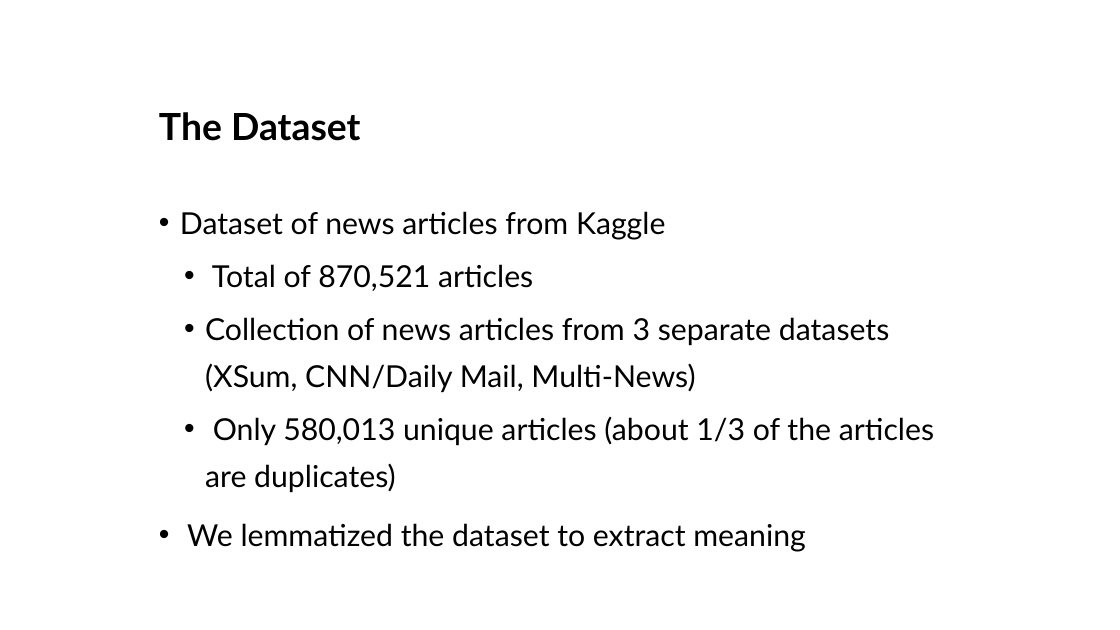
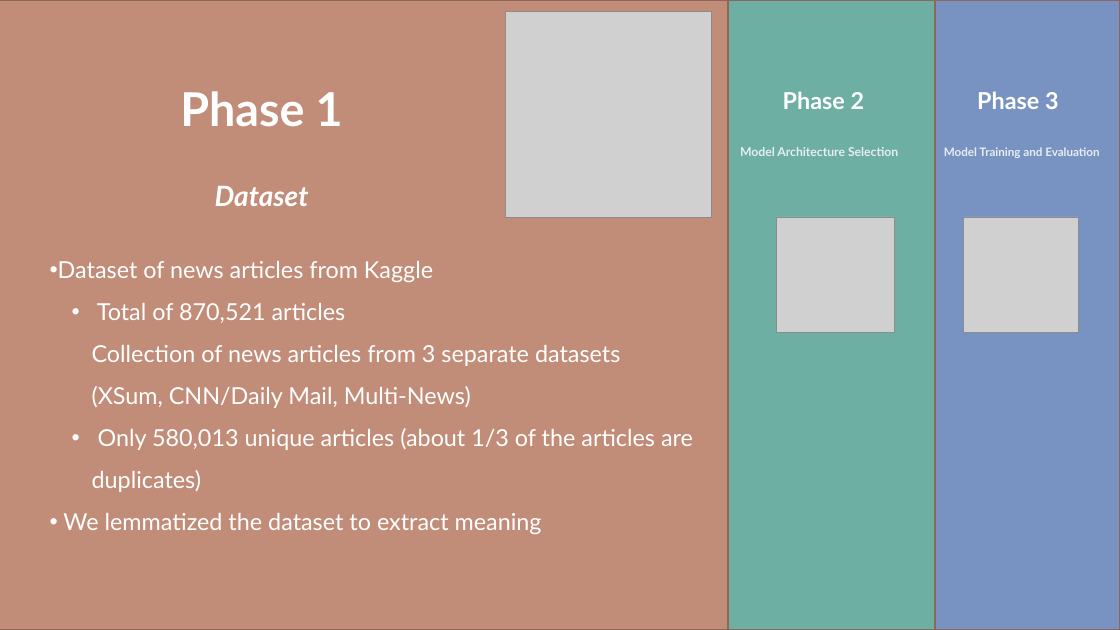
Before and after one commit to heyodai/cs5530-project, a slide deck: slide 4 of Presentation.pptx (slide 5 before the commit). Drawn at 1120x630 pixels with LibreOffice and Linux fonts; fonts in the diff are those of the drawing; grey boxes stand for pictures. Boxes give left, top, right and bottom in pixels: in the first picture for what was removed or moved away, otherwise in the second. Text is boxed around its words. In the diff, an @@ line names an element or a change of style, - is before the commit and + after.

```diff
--- a/Presentation.pptx
+++ b/Presentation.pptx
@@ rectangle added at bbox=[0, 0, 727, 630], fill #C18C78, outline #8F6859 1 pt @@
@@ picture added at bbox=[506, 12, 712, 218] @@
@@ rectangle added at bbox=[729, 0, 935, 630], fill #6DAFA2, outline #8F6859 1 pt @@
@@ rectangle added at bbox=[936, 0, 1120, 630], fill #7893C1, outline #8F6859 1 pt @@
@@ title removed at bbox=[159, 112, 361, 141] @@
-The Dataset
@@ text added at bbox=[180, 91, 343, 127], 40 pt, text #FFFFFF, bold @@
+Phase 1
@@ text added at bbox=[783, 91, 865, 109], 20 pt, text #FFFFFF, bold @@
+Phase 2
@@ text added at bbox=[977, 91, 1059, 109], 20 pt, text #FFFFFF, bold @@
+Phase 3
@@ text added at bbox=[740, 147, 898, 156], 10.5 pt, text #E6EDF3, bold @@
+Model Architecture Selection
@@ text added at bbox=[944, 147, 1099, 158], 10 pt, text #E6EDF3, bold @@
+Model Training and Evaluation
@@ text added at bbox=[215, 186, 309, 206], 24 pt, text #FFFFFF, bold, italic @@
+Dataset
@@ text "Dataset of news articles from ...": place and size @@
-text "Dataset of news articles from ..." at bbox=[180, 211, 934, 552]
+text "Dataset of news articles from ..." at bbox=[58, 261, 693, 534]
@@ text "Dataset of news articles from ..." at bbox=[58, 261, 693, 534]: size 25.9 to 20 pt, text colour #000000 to #FFFFFF; indent changed; line spacing 1.3 to 1.5; less space between paragraphs; bullet • to none @@
@@ picture added at bbox=[776, 217, 895, 332] @@
@@ picture added at bbox=[964, 217, 1079, 332] @@
```
Also in this commit, not shown: 5 other slides changed, 3 slides removed.
